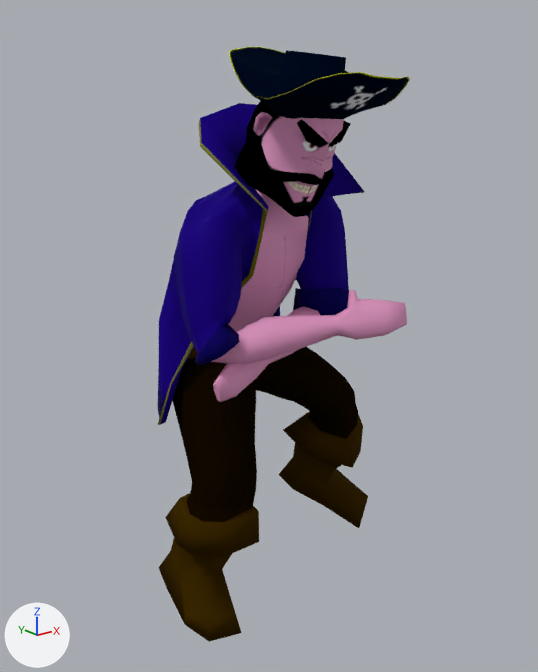
The OBJ model assets/Animacion/Pirata/Celebracion/PirataCelebracion_000204.obj, before and after one commit.
The view is the same before and after, from a 50 mm lens placed at (-5.5, -6.9, 6.32), pointed at (0.14, 0.15, 3.5). Lighting does not change. The marker at lower left points along +X, +Y and +Z. Where no turn or scale is listed for an object, it has been applied to the vertices.

Objects in the first picture: 'Pirata_PirataH'.
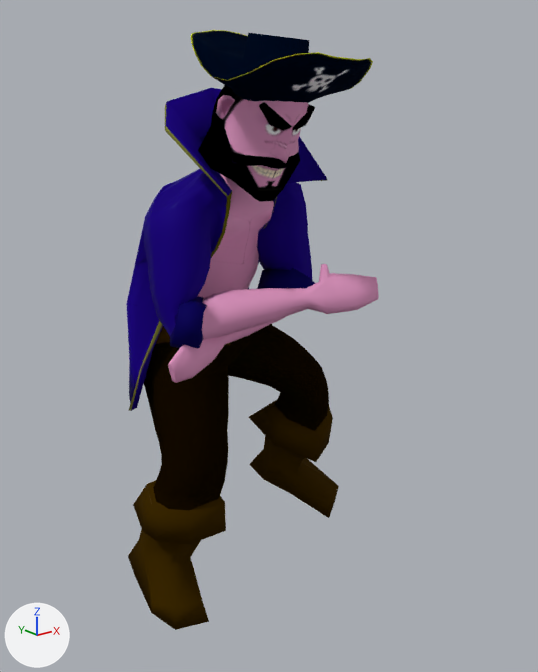
Pixel boxes (x1, y1, x2, y2) of what changed, in the pictures (538 x 672 px; the box of a moved part takes in the faces that stretch with it):
```json
{"object": "Pirata_PirataH", "change": "reshaped", "before": [157, 47, 410, 642], "after": [126, 30, 379, 630]}
{"part": 1, "of": "me_pirata_piratah", "change": "moved or reshaped", "before": [229, 47, 410, 119], "after": [191, 30, 373, 103]}
{"part": 2, "of": "me_pirata_piratah", "change": "moved or reshaped", "before": [157, 101, 407, 642], "after": [126, 85, 379, 630]}
```

Edits to the scene script, one JSON object a line:
```json
{"block": "me_pirata_piratah", "where": "# used by ob_pirata_piratah; location = (0.0, 0.0, 0.0)"}
{"op": "remove", "block": "me_pirata_piratah", "code": "me_pirata_piratah.from_pydata(...)  # 1340 vertices, 1341 faces; spans x -1.45..2.01, y -1.81..1.53, z 0.02..6.91"}
{"op": "add", "block": "me_pirata_piratah", "code": "me_pirata_piratah.from_pydata(...)  # 1340 vertices, 1341 faces; spans x -1.62..1.96, y -1.38..2.06, z -0.04..7.11"}
{"block": "me_pirata_piratah", "change": "me_pirata_piratah part 1: the loose piece of 216 vertices spanning x -0.95..0.89, y -1.81..0.08, z 5.99..6.91 is scaled about its middle by 1.04, then moved by (-0.11, 0.47, 0.18)"}
{"block": "me_pirata_piratah", "change": "me_pirata_piratah part 2: 1124 of 1340 vertices moved; they spanned x -1.45..2.01, y -1.52..1.53, z 0.02..6.63 and now span x -1.62..1.96, y -1.05..2.06, z -0.04..6.82; mean shift (-0.11, 0.51, 0.12); largest move (-0.73, -0.43, 3.72) -> (-0.81, 0.2, 4.16)"}
```
